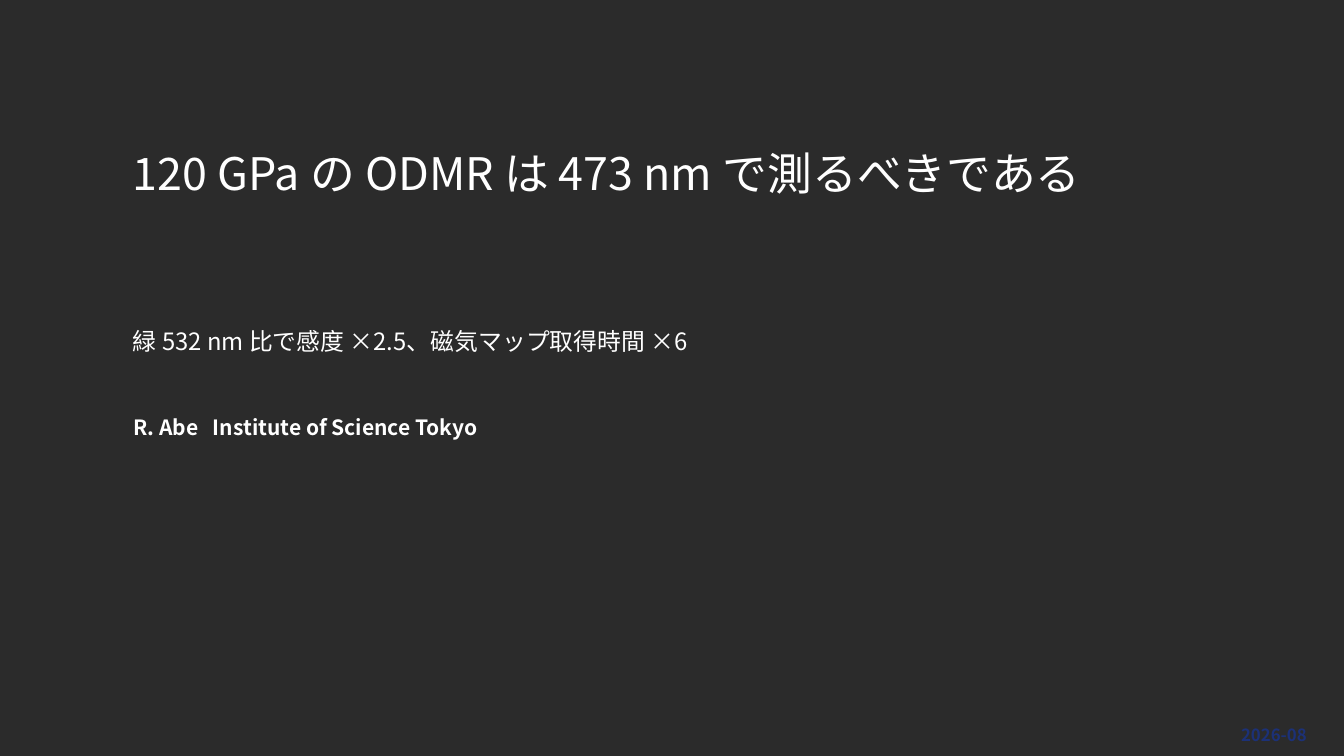
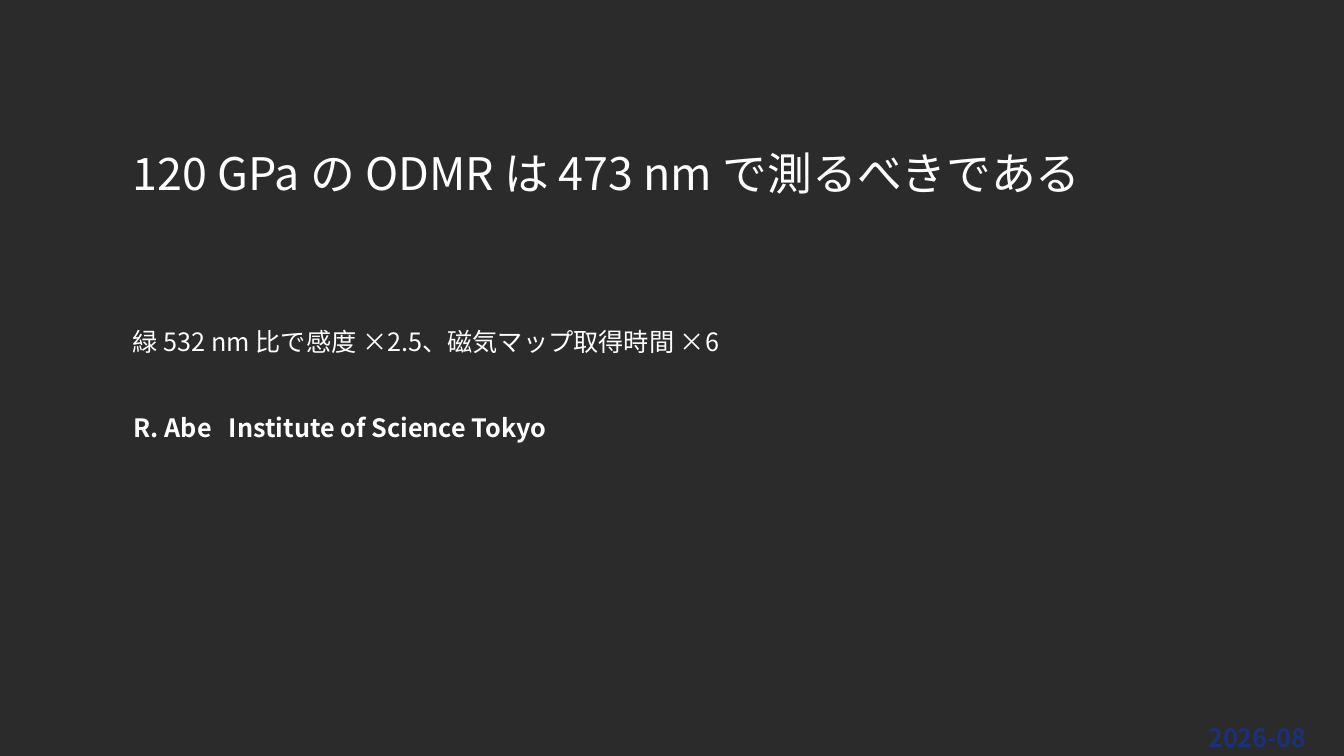
Before and after one commit to Risei412/ultra-high-pressure-ODMR, a slide deck: slide 1 of slides/odmr_473nm_talk.pptx. Drawn at 1344x756 pixels with LibreOffice and Linux fonts; fonts in the diff are those of the drawing; background and template pictures are left out; a plain dark background stands for a picture behind light text. Boxes give left, top, right and bottom in pixels: in the first picture for what was removed or moved away, otherwise in the second. Text is boxed around its words. In the diff, an @@ line names an element or a change of style, - is before the commit and + after.

```diff
--- a/slides/odmr_473nm_talk.pptx
+++ b/slides/odmr_473nm_talk.pptx
@@ text "緑 532 nm 比で感度 ×2.5、磁気マップ取得時間 ..." at (x1=133, y1=329, x2=719, y2=353): size 17 to 18 pt @@
@@ text "R. Abe Institute of Science ..." at (x1=134, y1=416, x2=547, y2=443): size 15 to 18 pt @@
@@ text "2026-08" at (x1=682, y1=713, x2=1317, y2=748): size 12 to 18 pt @@
```
Also in this commit, not shown: 8 other slides changed, 8 other files.
